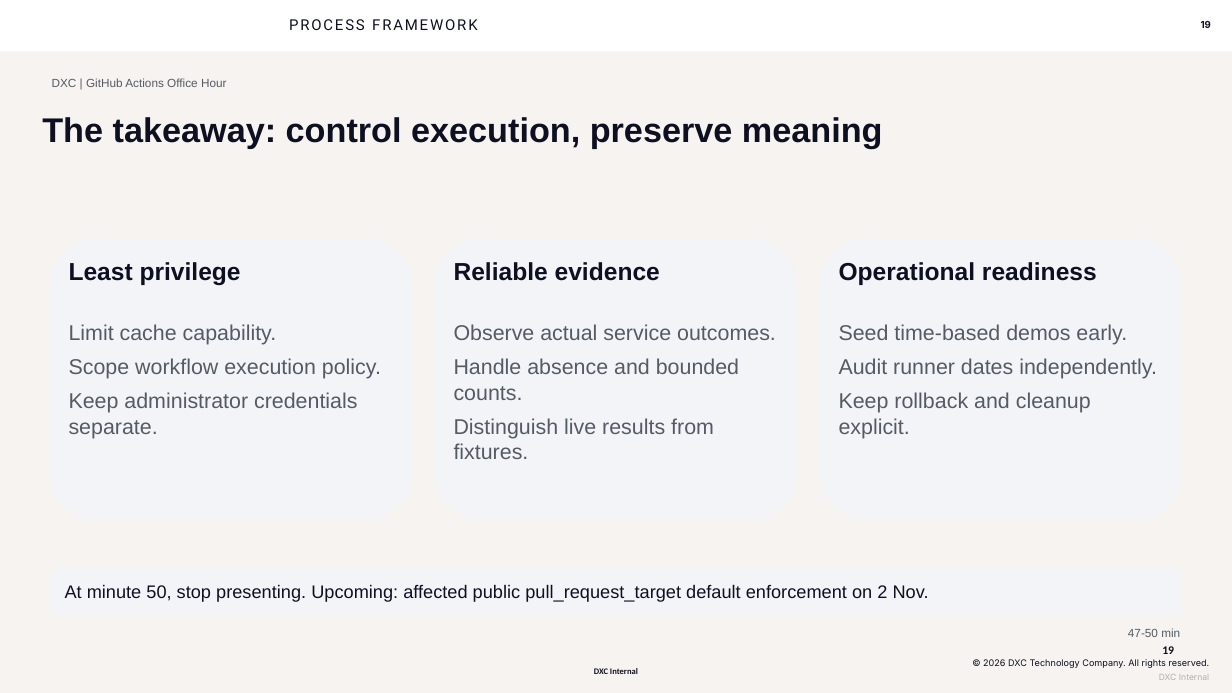
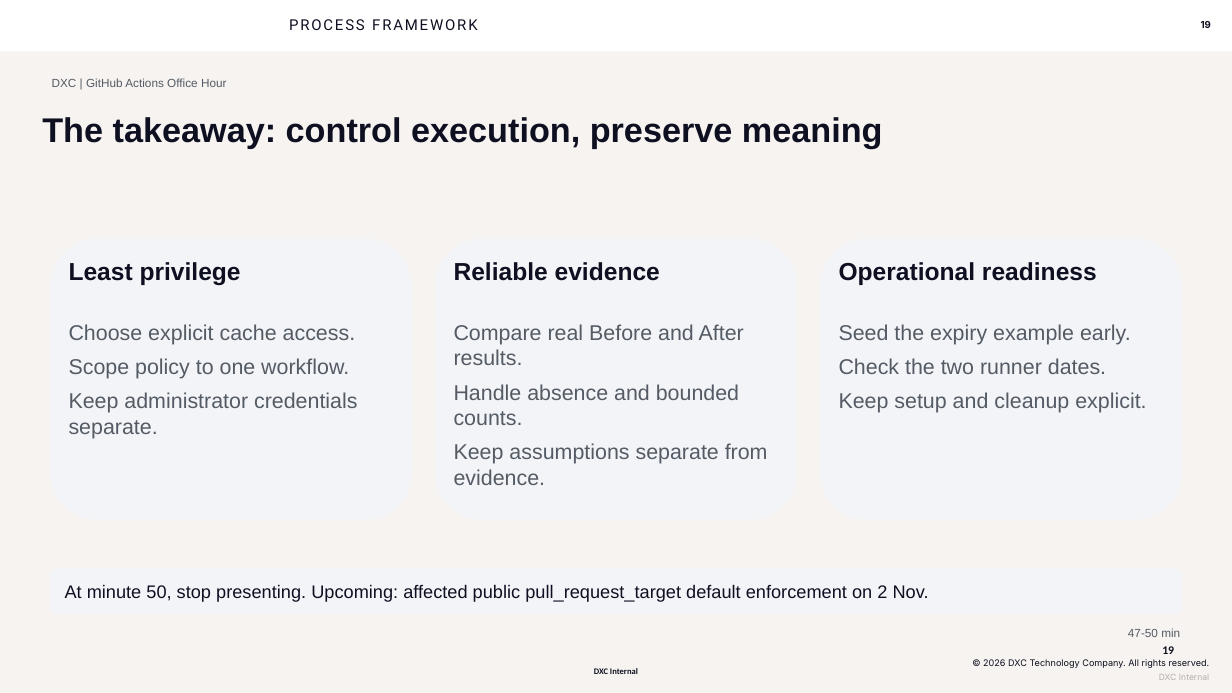
Before and after one commit to seandorsett/dxc-actions-office-hour, a slide deck: slide 19 of outputs/slides/dxc-actions-office-hour-2026-10-13.pptx. Drawn at 1232x693 pixels with LibreOffice and Linux fonts; fonts in the diff are those of the drawing; background and template pictures are left out. Boxes give left, top, right and bottom in pixels: in the first picture for what was removed or moved away, otherwise in the second. Text is boxed around its words. In the diff, an @@ line names an element or a change of style, - is before the commit and + after.

```diff
--- a/outputs/slides/dxc-actions-office-hour-2026-10-13.pptx
+++ b/outputs/slides/dxc-actions-office-hour-2026-10-13.pptx
@@ text at (x1=69, y1=324, x2=356, y2=379): text changed @@
-Limit cache capability.
-Scope workflow execution policy.
+Choose explicit cache access.
+Scope policy to one workflow.
@@ text at (x1=454, y1=324, x2=744, y2=365): text changed @@
-Observe actual service outcomes.
+Compare real Before and After results.
@@ text at (x1=839, y1=324, x2=1131, y2=374): text changed @@
-Seed time-based demos early.
-Audit runner dates independently.
-Keep rollback and cleanup explicit.
+Seed the expiry example early.
+Check the two runner dates.
+Keep setup and cleanup explicit.
@@ text at (x1=454, y1=443, x2=768, y2=485): text changed @@
-Distinguish live results from fixtures.
+Keep assumptions separate from evidence.
```
Also in this commit, not shown: 13 other slides changed, 33 other files.
